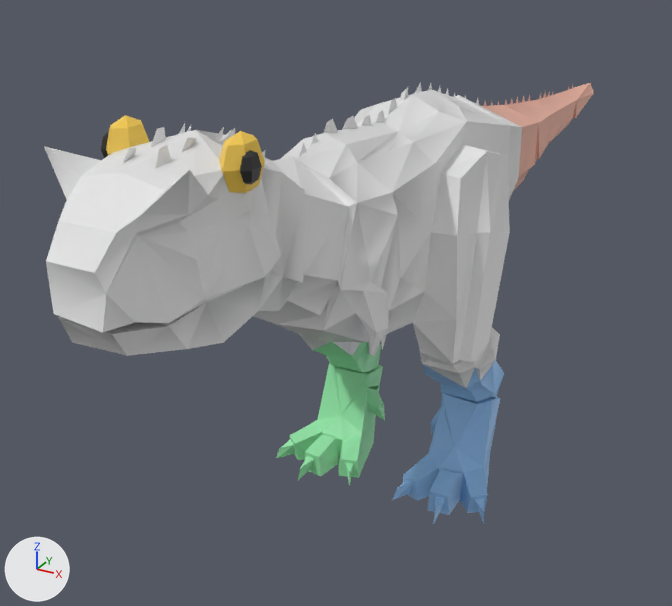
Two versions of the FBX model assets/blender/carno.fbx, one commit apart.
Before and after are seen from a 50 mm camera at (0.0305, -0.0687, 0.0187) aimed at (-0.008, 0.0012, -0.0162). The lights are fixed; the arrows at lower left show +X, +Y and +Z. The picture after the commit comes second. Where no turn or scale is listed for an object, it has been applied to the vertices.

Before the edit, the objects in view are built like this:
```python
ob_carno_body = bpy.data.objects.new('carno_Body', me_carno_body_005)
ob_carno_body.location = (0.0, 0.0, 0.0)
ob_carno_dark = bpy.data.objects.new('carno_Dark', me_carno_dark_005)
ob_carno_dark.location = (0.0, 0.0, 0.0)
ob_carno_eyes = bpy.data.objects.new('carno_Eyes', me_carno_eyes_005)
ob_carno_eyes.location = (0.0, 0.0, 0.0)
ob_carno_legl = bpy.data.objects.new('carno_LegL', me_carno_legl_005)
ob_carno_legl.location = (0.0, 0.0, 0.0)
ob_carno_legr = bpy.data.objects.new('carno_LegR', me_carno_legr_005)
ob_carno_legr.location = (0.0, 0.0, 0.0)
ob_carno_tail = bpy.data.objects.new('carno_Tail', me_carno_tail_005)
ob_carno_tail.location = (0.0, 0.0, 0.0)
```
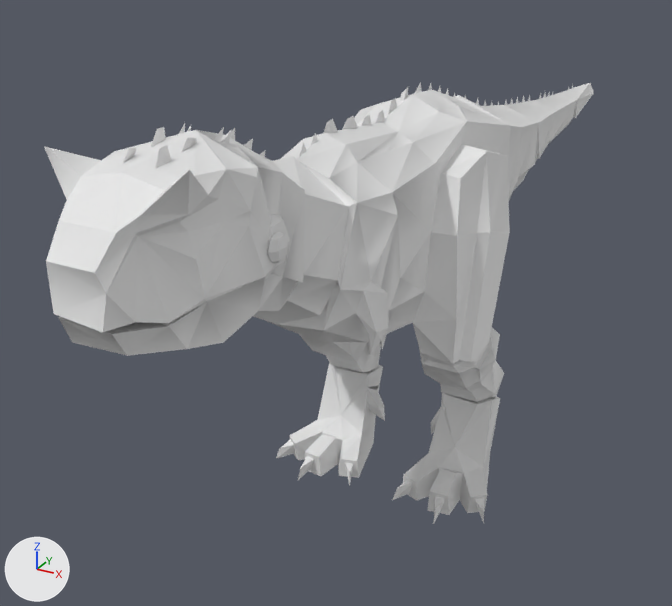
Boxes [x1, y1, x2, y2] around the edits, measured in the pictures (672 x 606 px; the box of a moved part takes in the faces that stretch with it):
'carno_LegL', recoloured (blue to white)
    both: [393, 360, 504, 524]
'carno_LegR', recoloured (green to white)
    both: [276, 342, 385, 486]
'carno_Tail', recoloured (beige to white)
    both: [481, 83, 594, 191]
'carno_Eyes', reshaped, recoloured
    before: [106, 115, 265, 193]
    after: [268, 214, 290, 268]
'carno_Dark', reshaped, recoloured
    before: [101, 131, 262, 185]
    after: [268, 232, 288, 263]
part 1 of me_carno_dark_005, moved or reshaped
    before: [240, 150, 262, 185]
    after: [268, 232, 288, 263]
part 2 of me_carno_dark_005, moved or reshaped (not visible afterwards)
    before: [101, 131, 109, 158]
part 3 of me_carno_eyes_005, moved or reshaped
    before: [219, 131, 265, 193]
    after: [268, 215, 290, 267]
part 4 of me_carno_eyes_005, moved or reshaped (not visible afterwards)
    before: [106, 115, 149, 155]

What changed in the scene script:
```text
Change me_carno_dark_005:
    used by ob_carno_dark; location = (0.0, 0.0, 0.0)
    remove me_carno_dark_005.from_pydata(...)  # 40 vertices, 48 faces; spans x -0.00491..0.00494, y -0.03146..-0.02966, z 0.00514..0.00694
    remove me_carno_dark_005.materials.append(mat_pc_dark)  # black #272727
    add me_carno_dark_005.from_pydata(...)  # 40 vertices, 48 faces; spans x -0.00506..0.00513, y -0.02946..-0.02766, z 0.00024..0.00204
    me_carno_dark_005 part 1: the loose piece of 20 vertices spanning x 0.00416..0.00494, y -0.03146..-0.02966, z 0.00514..0.00694 is moved by (0.00019, 0.002, -0.0049)
    me_carno_dark_005 part 2: the loose piece of 20 vertices spanning x -0.00491..-0.00413, y -0.03146..-0.02966, z 0.00514..0.00694 is moved by (-0.00015, 0.002, -0.0049)
Change me_carno_tail_005:
    where me_carno_tail_005.from_pydata(...)  # 112 vertices, 145 faces; spans x -0.0044..0.0044, y 0.0144..0.0554, z -0.0093..0.0008
    remove me_carno_tail_005.materials.append(mat_pc_tail)  # beige #edb3a0
Change me_carno_legr_005:
    where me_carno_legr_005.from_pydata(...)  # 95 vertices, 144 faces; spans x -0.01029..-0.00209, y -0.00844..0.00277, z -0.03001..-0.01561
    remove me_carno_legr_005.materials.append(mat_pc_legr)  # green #95e7aa
Change me_carno_legl_005:
    where me_carno_legl_005.from_pydata(...)  # 93 vertices, 143 faces; spans x 0.00211..0.01031, y -0.00843..0.00277, z -0.03..-0.01561
    remove me_carno_legl_005.materials.append(mat_pc_legl)  # blue #95c4f3
Change me_carno_eyes_005:
    used by ob_carno_eyes; location = (0.0, 0.0, 0.0)
    remove me_carno_eyes_005.from_pydata(...)  # 40 vertices, 48 faces; spans x -0.00459..0.00462, y -0.03186..-0.02846, z 0.00434..0.00774
    remove me_carno_eyes_005.materials.append(mat_pc_eyes)  # yellow #f9ce50
    add me_carno_eyes_005.from_pydata(...)  # 40 vertices, 48 faces; spans x -0.00474..0.00481, y -0.02986..-0.02646, z -0.00056..0.00284
    me_carno_eyes_005 part 3: the loose piece of 20 vertices spanning x 0.00288..0.00462, y -0.03186..-0.02846, z 0.00434..0.00774 is moved by (0.00019, 0.002, -0.0049)
    me_carno_eyes_005 part 4: the loose piece of 20 vertices spanning x -0.00459..-0.00286, y -0.03186..-0.02846, z 0.00434..0.00774 is moved by (-0.00015, 0.002, -0.0049)
```
